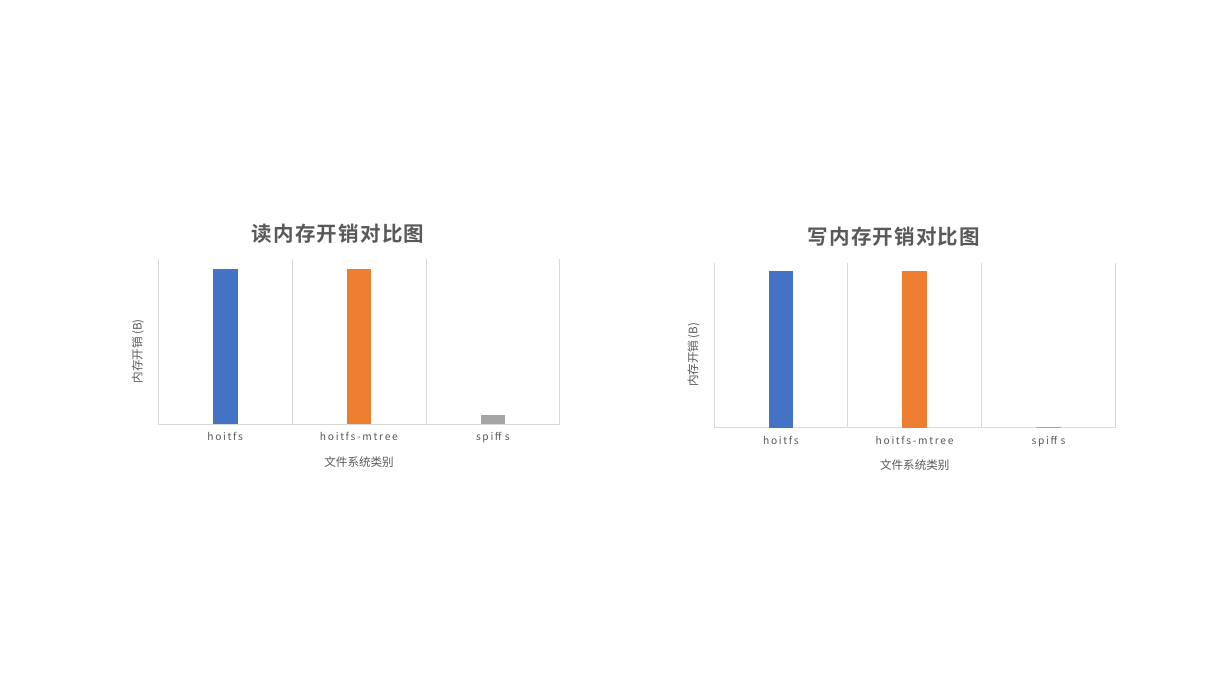
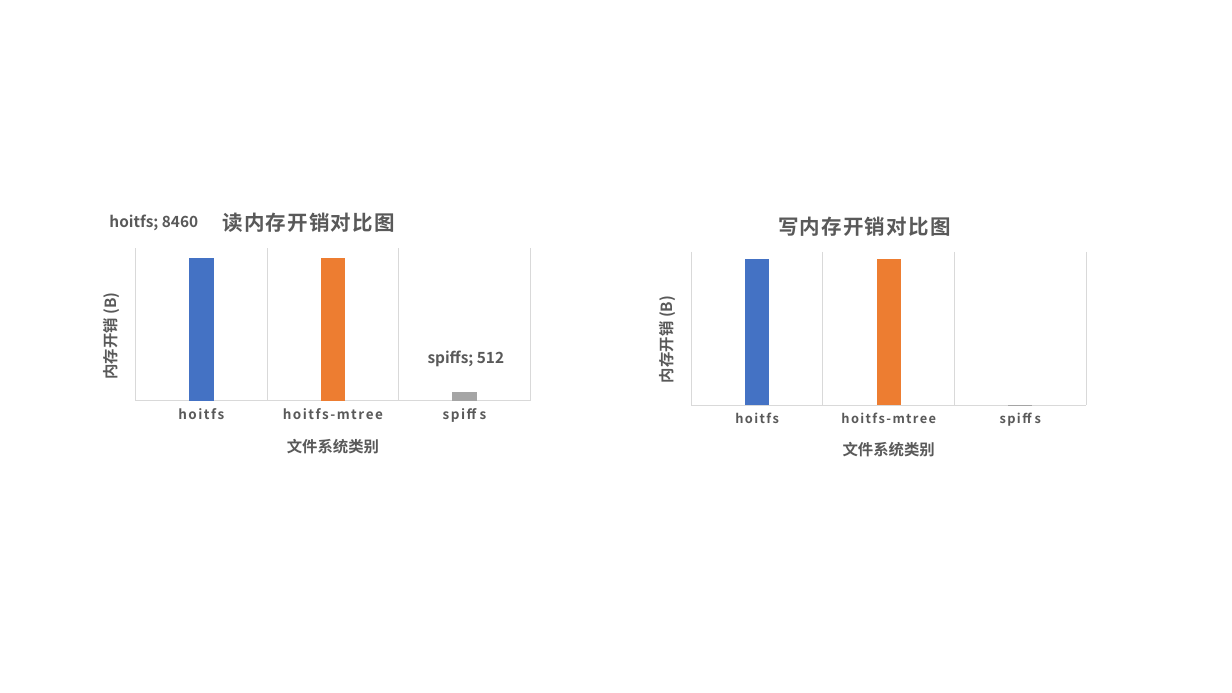
Before and after one commit to Hoit-23o2/HoitOS, a slide deck: slide 7 of Src/test-res/绘图.pptx. Drawn at 1232x693 pixels with LibreOffice and Linux fonts; fonts in the diff are those of the drawing. Boxes give left, top, right and bottom in pixels: in the first picture for what was removed or moved away, otherwise in the second. Text is boxed around its words. In the diff, an @@ line names an element or a change of style, - is before the commit and + after.

```diff
--- a/Src/test-res/绘图.pptx
+++ b/Src/test-res/绘图.pptx
@@ rectangle removed at bbox=[0, 0, 1232, 693] @@
@@ column chart at bbox=[78, 191, 540, 478] @@
@@ Series 1, hoitfs: 100 to 8460 @@
@@ Series 1, hoitfs-mtree: 100 to 8460 @@
@@ Series 1, spiffs: 6 to 512 @@
@@ data labels of Series 1 added @@
@@ category axis changed @@
@@ column chart: place and size @@
-column chart at bbox=[107, 201, 569, 488]
+column chart at bbox=[78, 191, 540, 478]
@@ column chart: place and size @@
-column chart at bbox=[663, 205, 1125, 492]
+column chart at bbox=[633, 194, 1095, 481]
@@ column chart at bbox=[633, 194, 1095, 481] @@
@@ category axis changed @@
```
Also in this commit, not shown: 4 other slides changed, 20 other files.
